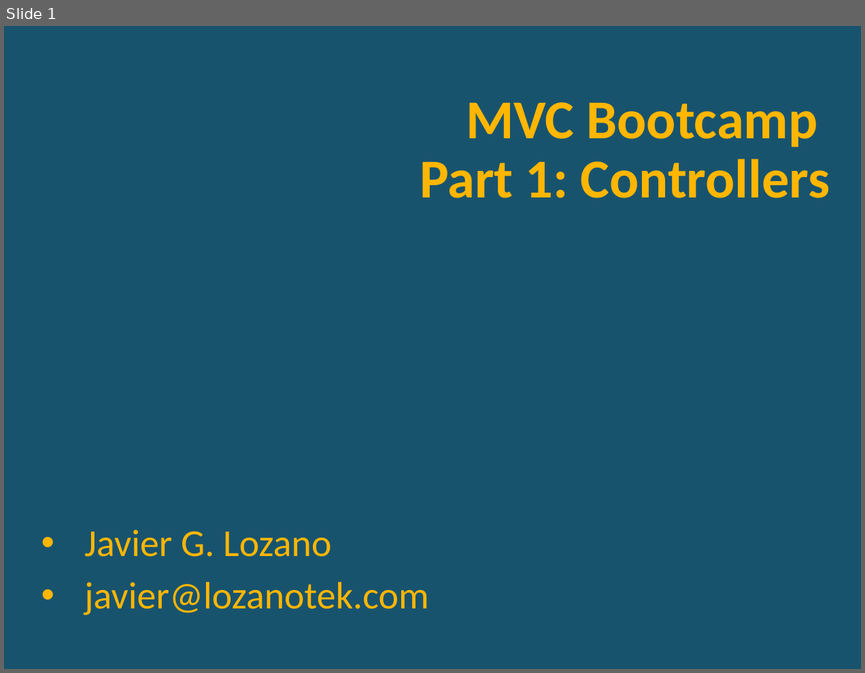
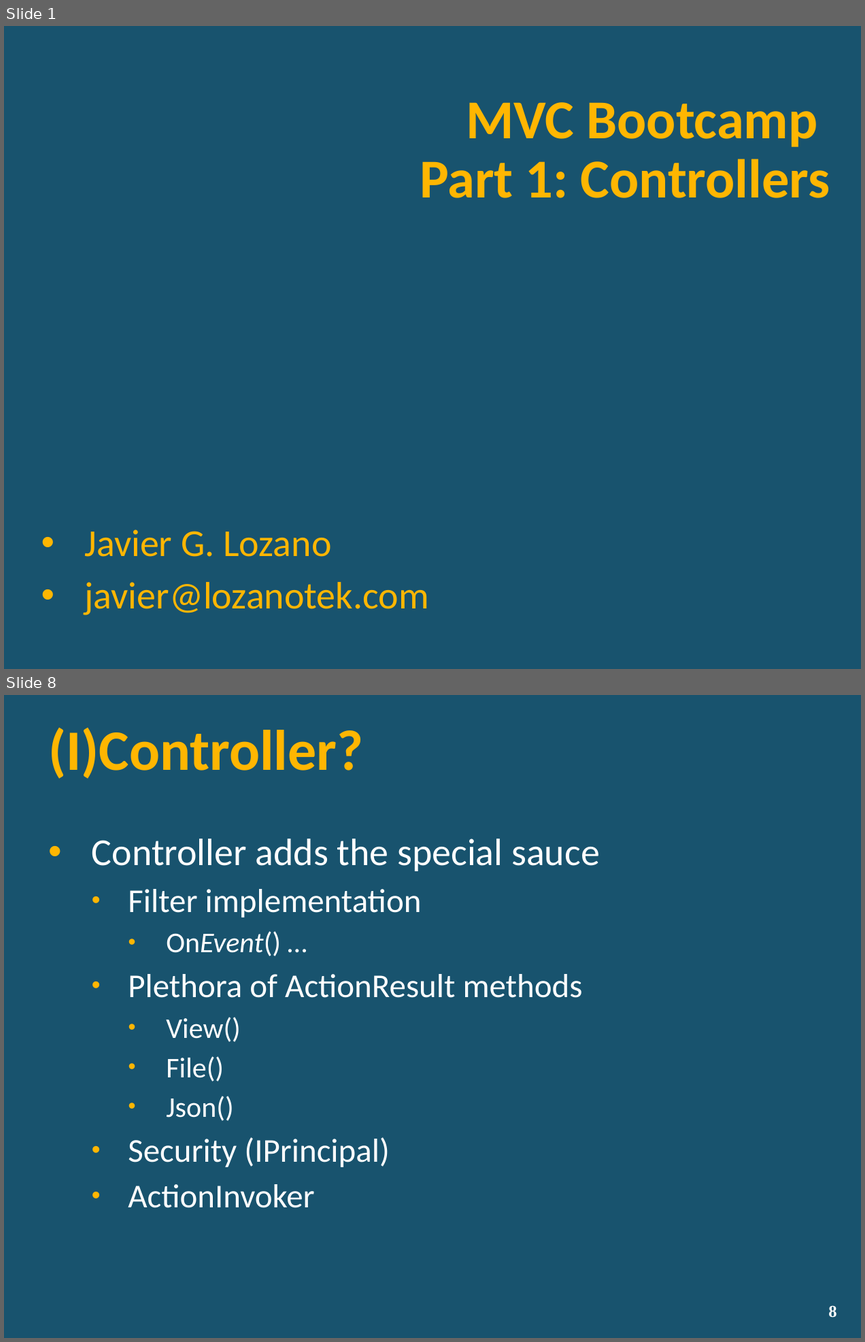
Before and after one commit to lozanotek/MVCBootcamp, a slide deck: slides/part1_controllers.pptx. Shown one above the other, each under a label of ours: slide 1 before the commit, slides 1 and 8 after it; the slides between them are not shown. The pictures are 865x673 and 865x1342 pixels, drawn with LibreOffice and Linux fonts; fonts in the diff are those of the drawing; background and template pictures are left out. Boxes give left, top, right and bottom in pixels: in the first picture for what was removed or moved away, otherwise in the second. Text is boxed around its words. In the diff, an @@ line names an element or a change of style, - is before the commit and + after.

Commit message:
Finished part 1.2 - controllers

```diff
--- a/slides/part1_controllers.pptx
+++ b/slides/part1_controllers.pptx
@@ slide 8 added at (x1=4, y1=695, x2=861, y2=1338), background picture (left out) @@
@@ title added at (x1=48, y1=728, x2=363, y2=779), 48 pt, text #FFB601, bold @@
+(I)Controller?
@@ text added at (x1=92, y1=838, x2=600, y2=1208), 28 pt, text #FFFFFF @@
+• Controller adds the special sauce
+  • Filter implementation
+    • OnEvent() …
+  • Plethora of ActionResult methods
+    • View()
+    • File()
+    • Json()
+  • Security (IPrincipal)
+  • ActionInvoker
@@ page number added at (x1=828, y1=1305, x2=836, y2=1317), 14 pt, text #FFFFFF, bold @@
+8
```
Also in this commit, not shown: 8 other slides added, 2 slides removed.
